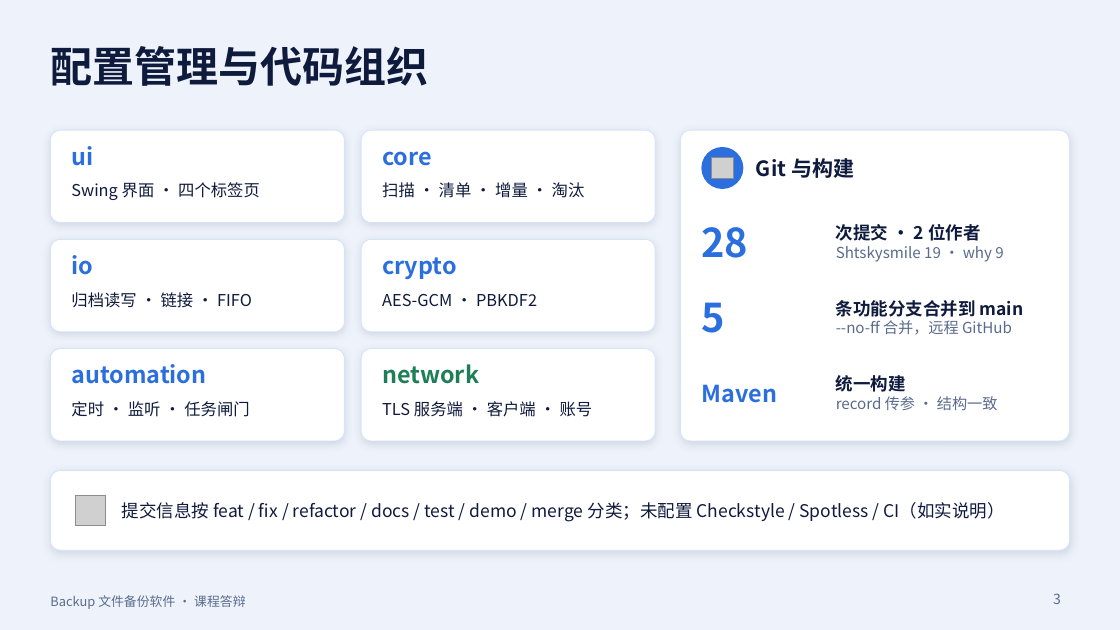
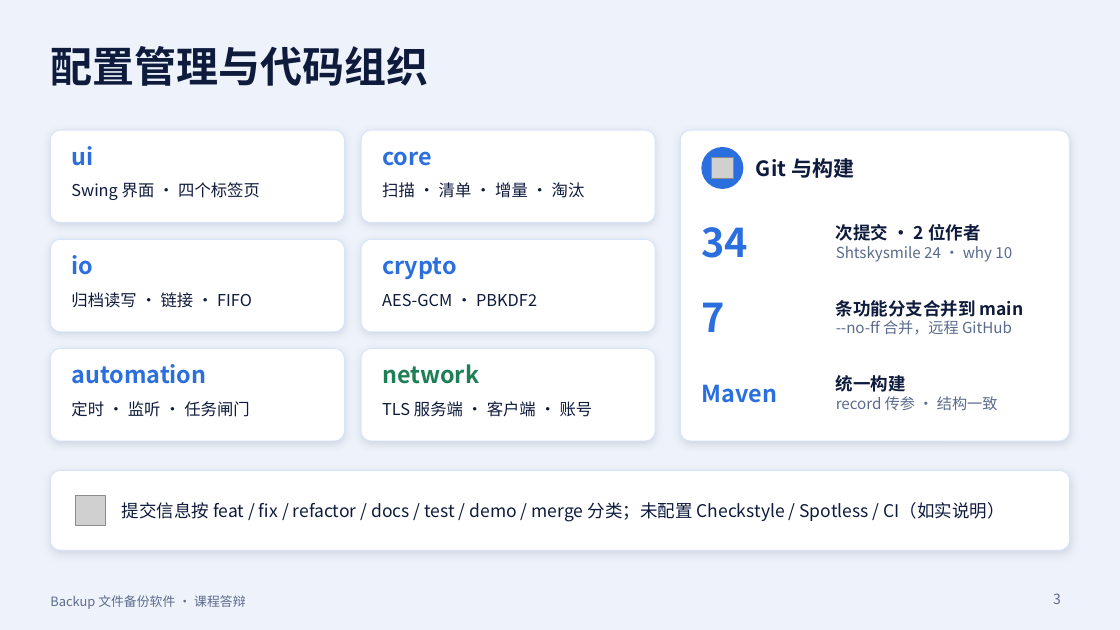
Before and after one commit to Shtskysmile/backup, a slide deck: slide 3 of presentation/Backup答辩.pptx. Drawn at 1120x630 pixels with LibreOffice and Linux fonts; fonts in the diff are those of the drawing; grey boxes stand for pictures. Boxes give left, top, right and bottom in pixels: in the first picture for what was removed or moved away, otherwise in the second. Text is boxed around its words. In the diff, an @@ line names an element or a change of style, - is before the commit and + after.

```diff
--- a/presentation/Backup答辩.pptx
+++ b/presentation/Backup答辩.pptx
@@ text at bbox=[701, 227, 748, 258]: text changed @@
-28
+34
@@ text at bbox=[836, 246, 1012, 262]: text changed @@
-Shtskysmile 19 · why 9
+Shtskysmile 24 · why 10
@@ text at bbox=[701, 302, 724, 332]: text changed @@
-5
+7
```
Also in this commit, not shown: 2 other slides changed, 7 other files.
